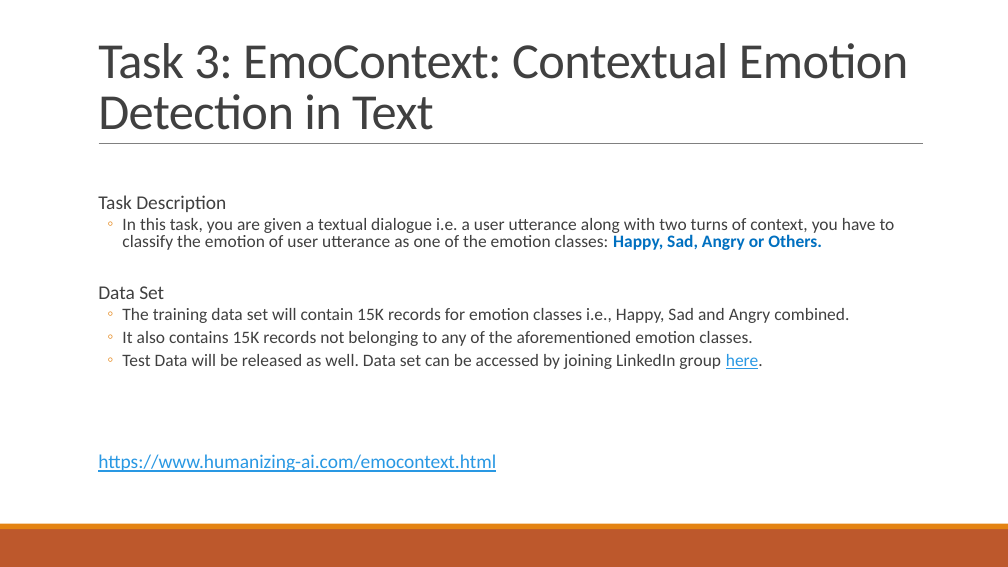
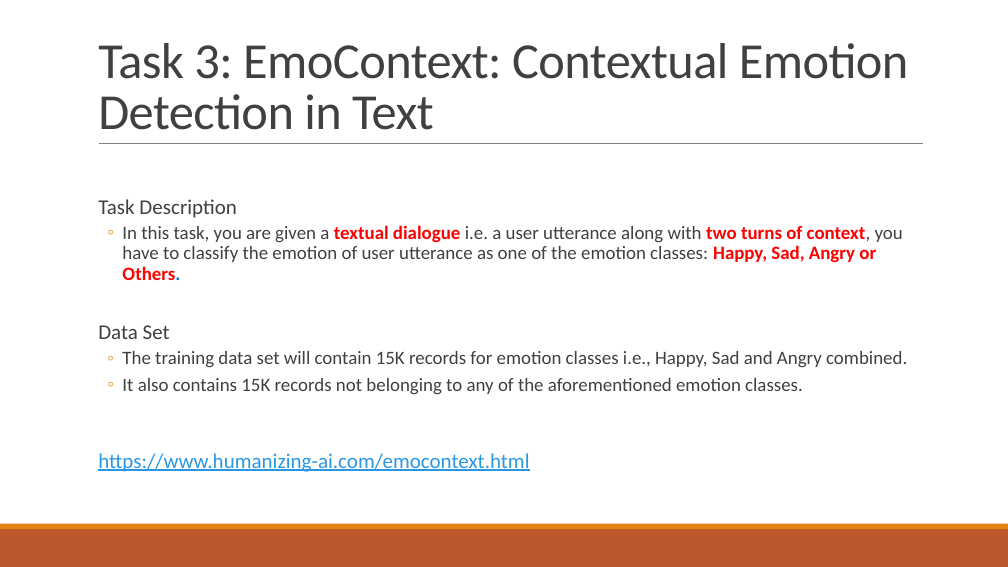
Before and after one commit to liangxh/grad, a slide deck: slide 3 of [报告] SemEval 2019 Task 6.pptx. Drawn at 1008x567 pixels with LibreOffice and Linux fonts; fonts in the diff are those of the drawing. Boxes give left, top, right and bottom in pixels: in the first picture for what was removed or moved away, otherwise in the second. Text is boxed around its words. In the diff, an @@ line names an element or a change of style, - is before the commit and + after.

```diff
--- a/[报告] SemEval 2019 Task 6.pptx
+++ b/[报告] SemEval 2019 Task 6.pptx
@@ text "Task Description" at (98, 199, 907, 472): size 18.5 to 20 pt in "Task Description", "Data Set", "https://www.humanizing-ai.com/emocontext.html"; size 16.6 to 18 pt in "In this task, you are given a ...", "The training data set will contain 15K ...", "It also contains 15K records not belonging ..."; text colour #404040 to #FF0000, bold on in "textual dialogue two turns of context,"; text colour #0070C0 to #FF0000 in "Happy, Sad, Angry or Others."; line spacing 0.8 to 0.9 @@
@@ text at (122, 354, 763, 369): paragraph removed @@
-  ◦ Test Data will be released as well. Data set can be accessed by joining LinkedIn group here.
```
Also in this commit, not shown: 2 other slides changed, 2 slides added, 2 other files.
